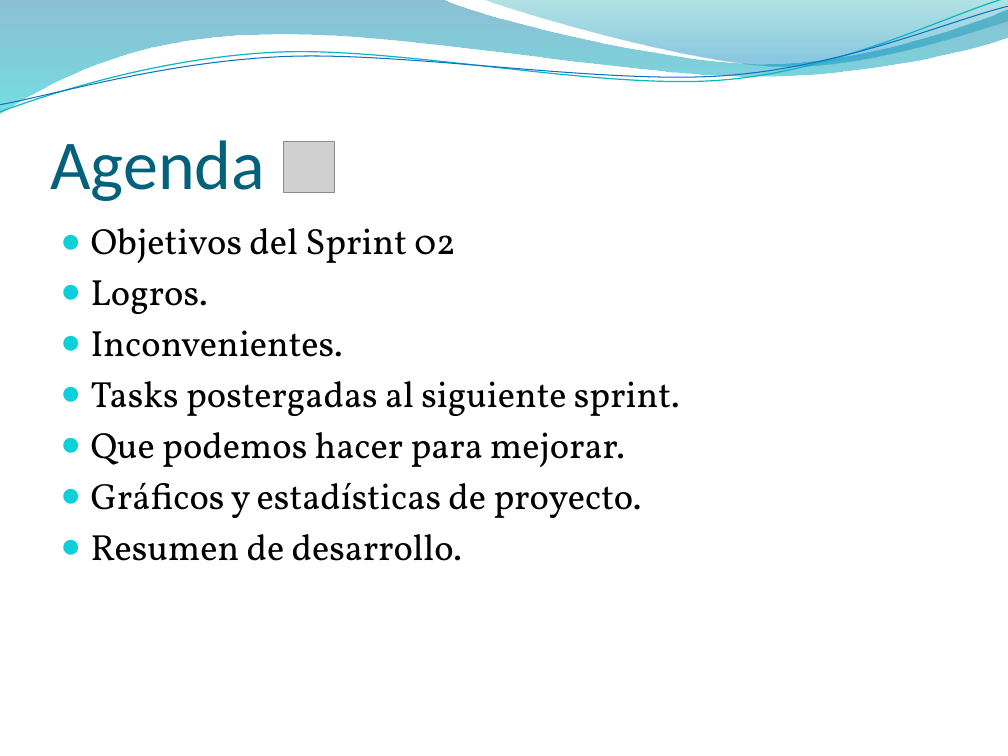
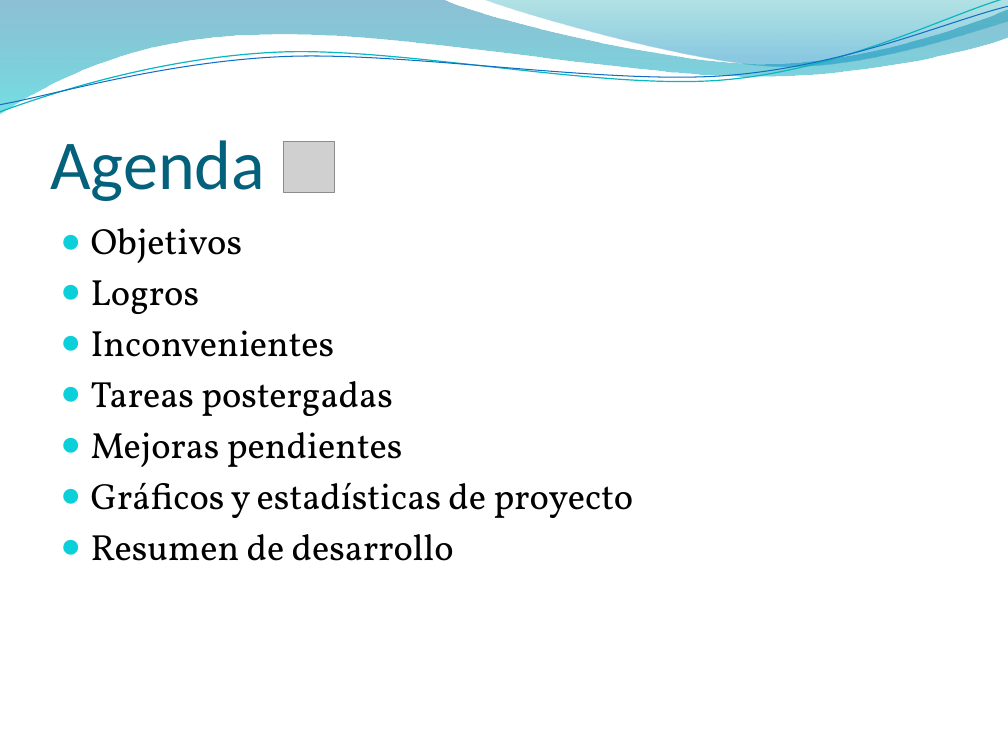
Before and after one commit to elcapo04/utn-frc-dlc-2011-liberal-peker, a slide deck: slide 2 of Proyecto final/SprintsDevelopment/Branch 02/DocumentosAEntregar/Sprint 02.pptx. Drawn at 1008x756 pixels with LibreOffice and Linux fonts; fonts in the diff are those of the drawing; grey boxes stand for pictures; background and template pictures are left out. Boxes give left, top, right and bottom in pixels: in the first picture for what was removed or moved away, otherwise in the second. Text is boxed around its words. In the diff, an @@ line names an element or a change of style, - is before the commit and + after.

Commit message:
Se mejoró la redacción de algunos items. Siguen faltando los gráficos y estadísticas.

```diff
--- a/Proyecto final/SprintsDevelopment/Branch 02/DocumentosAEntregar/Sprint 02.pptx
+++ b/Proyecto final/SprintsDevelopment/Branch 02/DocumentosAEntregar/Sprint 02.pptx
@@ text at (91,228,634,561): text changed @@
-● Objetivos del Sprint 02
-● Logros.
-● Inconvenientes.
-● Tasks postergadas al siguiente sprint.
-● Que podemos hacer para mejorar.
-● Gráficos y estadísticas de proyecto.
-● Resumen de desarrollo.
+● Objetivos
+● Logros
+● Inconvenientes
+● Tareas postergadas
+● Mejoras pendientes
+● Gráficos y estadísticas de proyecto
+● Resumen de desarrollo
```
Also in this commit, not shown: 5 other slides changed.
